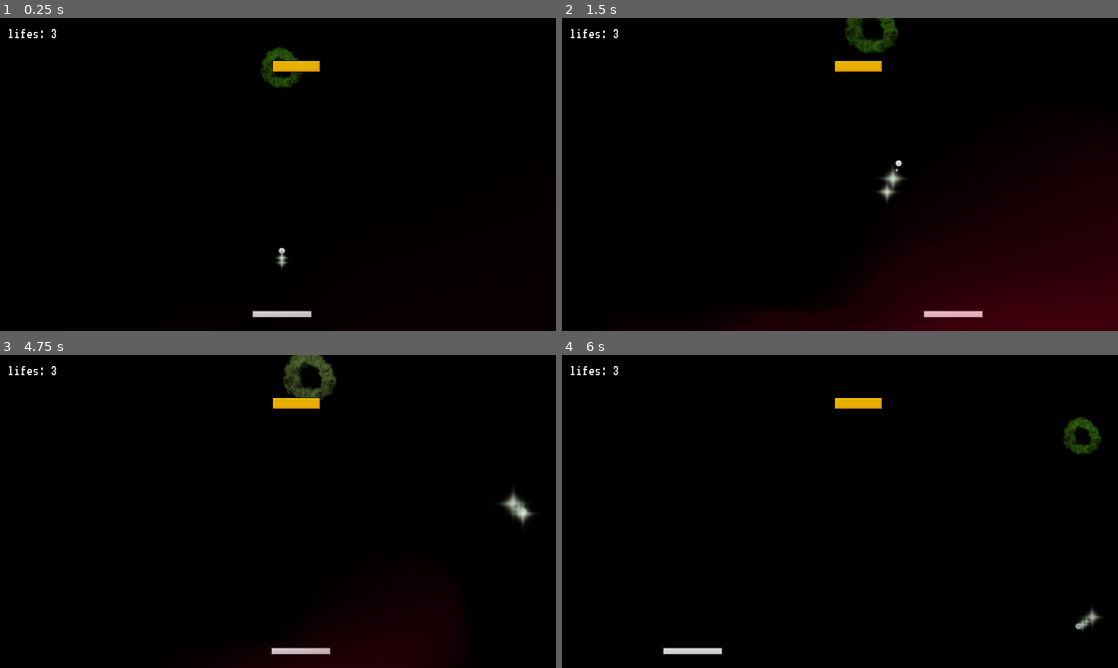
Above: before the commit, frames 1-4 (two rows, left to right).
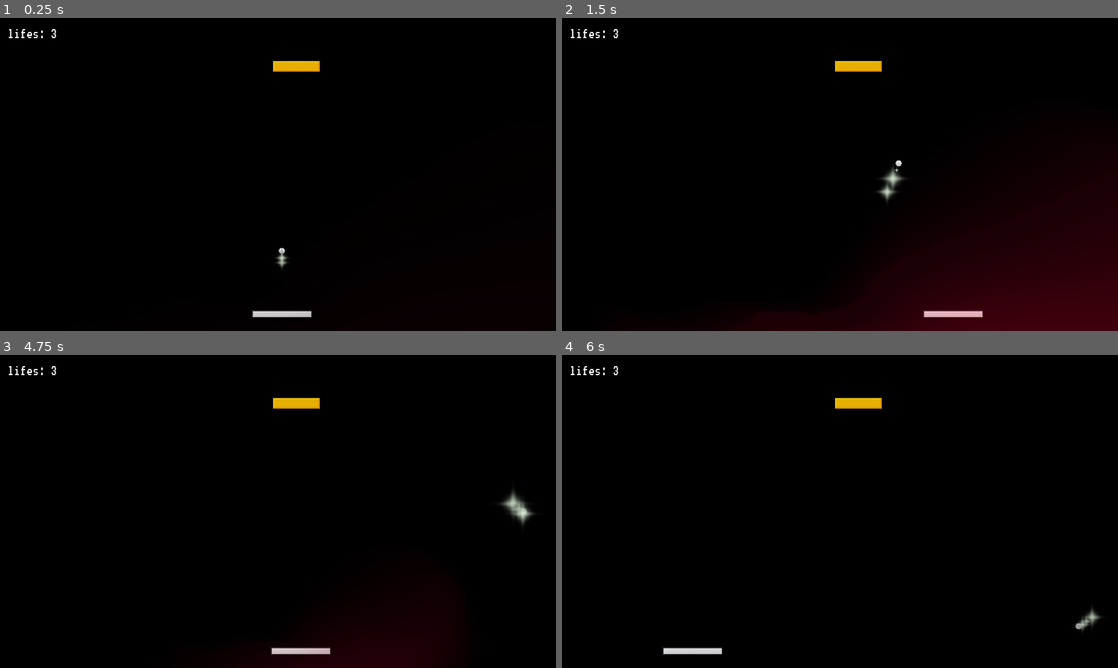
Above: after the commit, the same moments.

Repository: Masiyahbot/BrickBreaker
Game: Godot game, scene res://Scenes/main.tscn
Two runs of this game, one before a commit and one after it. Both use one fixed random seed, a clock stepped at 60 frames per second and the inputs below.
Inputs:
- Up to frame 1 (0.25 s): no input
- Up to frame 2 (1.5 s): hold D (right) 0.53-1.28 s; hold A (left) from 1.28 s (still down)
- Up to frame 3 (4.75 s): release A (left) at 2.03 s; hold D (right) 2.03-3.53 s; hold A (left) from 3.53 s (still down)
- Up to frame 4 (6 s): release A (left) at 5.78 s; hold D (right) from 5.78 s (still down)

The runs differ from the first frame. In frame 1, 0.5% of the frame differs, in the area x 47-55%, y 9-23%; in frame 2, 0.6%; in frame 3, 0.8%, in the area x 50-61%, y 0-15%; in frame 4, 0.5%.

Commit message:
FINISHED PARTICLE EFFECTS

Diff:
--- a/Scenes/brick.gd
+++ b/Scenes/brick.gd
@@ -8,6 +8,7 @@
 
 @onready var sprite_2d = $Sprite2D
 @onready var collision_shape_2d = $CollisionShape2D
+@onready var particle = $BrickExplosion
 
 var sprites: Array[Texture2D] = [
 	preload("res://Assets/Assets/Brick-Yellow.png"),
@@ -39,6 +40,7 @@
 	var tween = get_tree().create_tween()
 	tween.tween_property(sprite_2d, "modulate", Color.TRANSPARENT, .5)
 	tween.tween_callback(destroy)
+	particle.set_deferred("visible", true)
 
 
 func destroy():
--- a/Scenes/brick.tscn
+++ b/Scenes/brick.tscn
@@ -1,7 +1,8 @@
-[gd_scene load_steps=4 format=3 uid="uid://c4cawtvjv0bgv"]
+[gd_scene load_steps=5 format=3 uid="uid://c4cawtvjv0bgv"]
 
 [ext_resource type="Script" path="res://Scenes/brick.gd" id="1_ni2gg"]
 [ext_resource type="Texture2D" uid="uid://d06ws4g0pu0q0" path="res://Assets/Assets/Brick-Blue.png" id="2_g4nr6"]
+[ext_resource type="PackedScene" uid="uid://bb7d0ilbnl2i3" path="res://brick_explosion.tscn" id="3_c7wjg"]
 
 [sub_resource type="RectangleShape2D" id="RectangleShape2D_chhpp"]
 size = Vector2(100, 25.5)
@@ -20,3 +21,7 @@
 [node name="CollisionShape2D" type="CollisionShape2D" parent="."]
 position = Vector2(0, -0.25)
 shape = SubResource("RectangleShape2D_chhpp")
+
+[node name="BrickExplosion" parent="." instance=ExtResource("3_c7wjg")]
+visible = false
+position = Vector2(-1, 4)
--- a/Scenes/main.tscn
+++ b/Scenes/main.tscn
@@ -9,7 +9,6 @@
 [ext_resource type="Script" path="res://brick_spawner.gd" id="6_g2x31"]
 [ext_resource type="PackedScene" uid="uid://b7uqa07poutux" path="res://death_smoke.tscn" id="7_cxocg"]
 [ext_resource type="PackedScene" uid="uid://c4cawtvjv0bgv" path="res://Scenes/brick.tscn" id="7_m4xgj"]
-[ext_resource type="PackedScene" uid="uid://bb7d0ilbnl2i3" path="res://brick_explosion.tscn" id="10_0f1c2"]
 
 [node name="main" type="Node"]
 
@@ -29,10 +28,6 @@
 collision_mask = 14
 death_zone = NodePath("../DeathZone")
 ui = NodePath("../UI")
-
-[node name="BrickExplosion" parent="Ball" instance=ExtResource("10_0f1c2")]
-position = Vector2(-4, -1520)
-scale = Vector2(4, 4)
 
 [node name="Sparkle" parent="Ball" instance=ExtResource("4_uti23")]
 position = Vector2(-8.3266e-12, 28)
--- a/ball.gd
+++ b/ball.gd
@@ -40,7 +40,6 @@
 
 	if (collider is Brick or collider is Paddle):
 		ball_collision(collider)
-		brick_explosion.emitting = true
 	else:
 		velocity = velocity.bounce(collision.get_normal())
 
--- a/brick_explosion.tscn
+++ b/brick_explosion.tscn
@@ -21,7 +21,7 @@
 orbit_velocity_min = 0.0
 orbit_velocity_max = 0.0
 scale_min = 0.2
-scale_max = 0.3
+scale_max = 0.5
 color = Color(0.701961, 0.788235, 0.462745, 1)
 color_ramp = SubResource("GradientTexture1D_xilgq")
 sub_emitter_mode = 3
--- a/brick_spawner.gd
+++ b/brick_spawner.gd
@@ -7,6 +7,7 @@
 
 @onready var ball = $"../Ball" as Ball
 @onready var ui = $"../UI" as UI
+
 
 @export var brick_scene: PackedScene
 @export var margin: Vector2 = Vector2(8,8)
Not shown: 1 places in Scenes/main.tscn that only renumber resources
